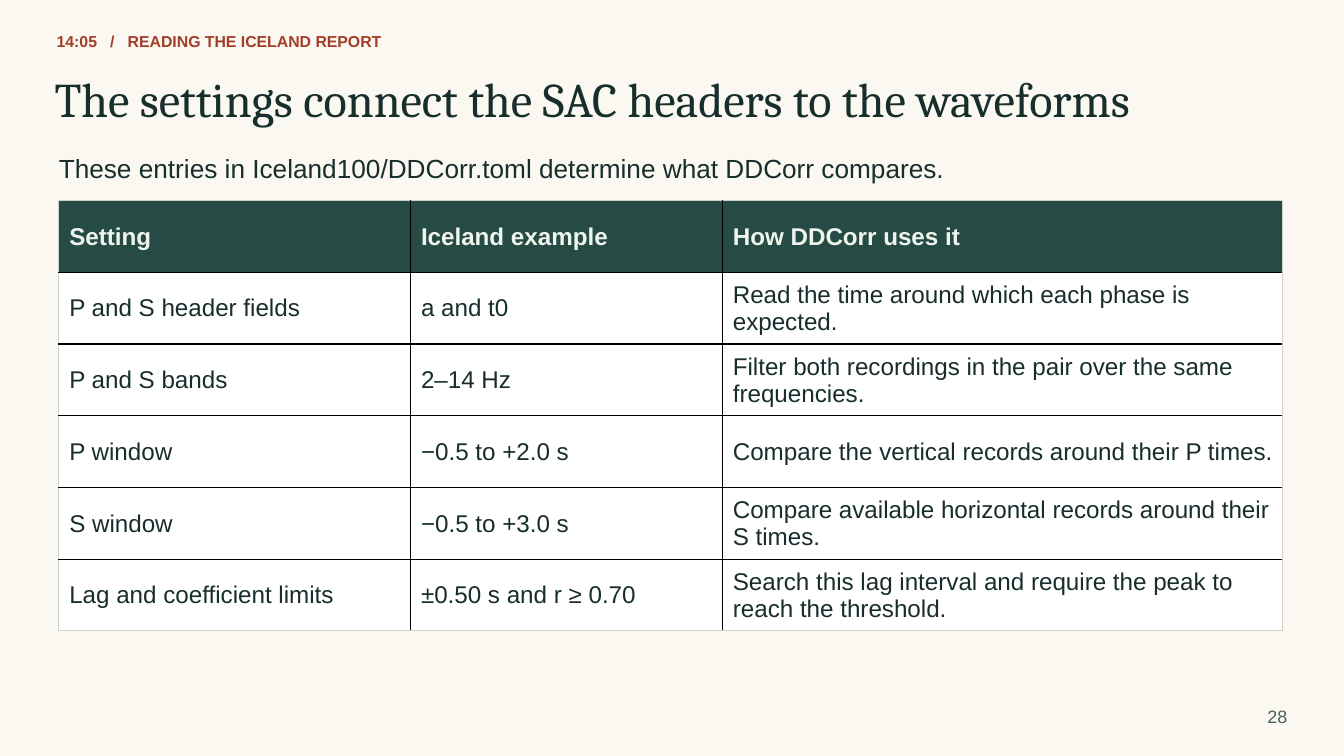
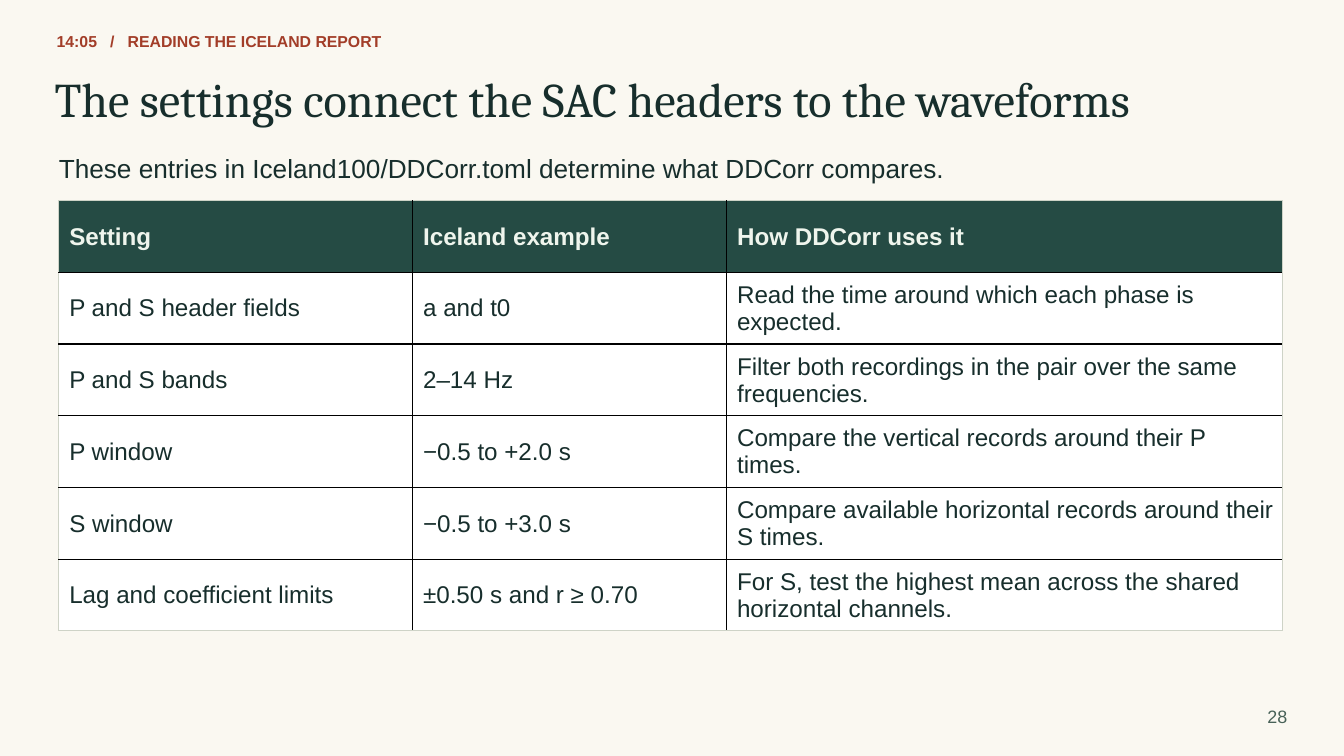
Before and after one commit to eliasrh/DDCorr.jl, a slide deck: slide 28 of teaching/DDCorr_minicourse.pptx. Drawn at 1344x756 pixels with LibreOffice and Linux fonts; fonts in the diff are those of the drawing. Boxes give left, top, right and bottom in pixels: in the first picture for what was removed or moved away, otherwise in the second. Text is boxed around its words. In the diff, an @@ line names an element or a change of style, - is before the commit and + after.

```diff
--- a/teaching/DDCorr_minicourse.pptx
+++ b/teaching/DDCorr_minicourse.pptx
@@ table at <box>58,201,1281,631</box> @@
-row 6, column 3: Search this lag interval and require the peak to reach the threshold.
+row 6, column 3: For S, test the highest mean across the shared horizontal channels.
```
Also in this commit, not shown: 16 other slides changed, 20 other files.
